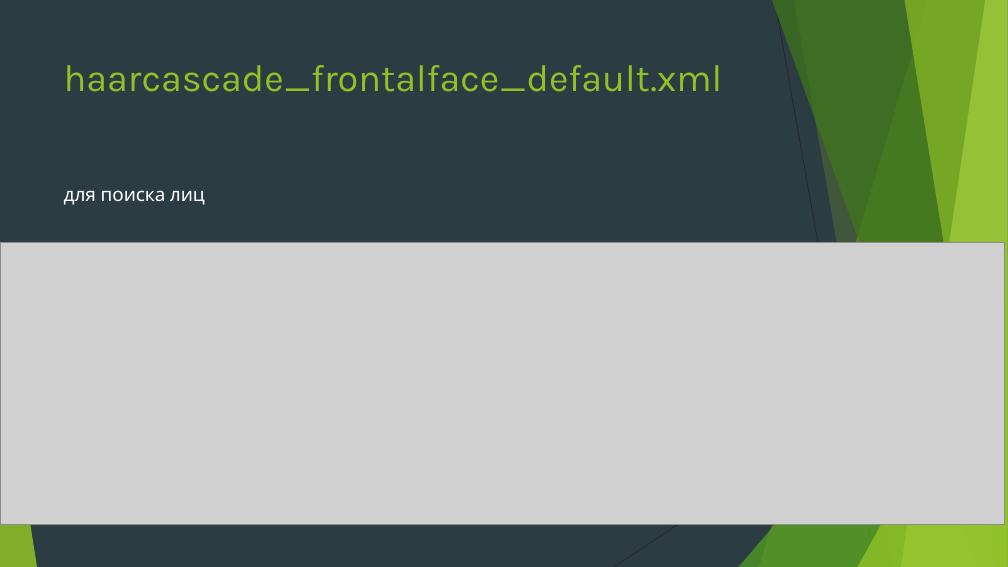
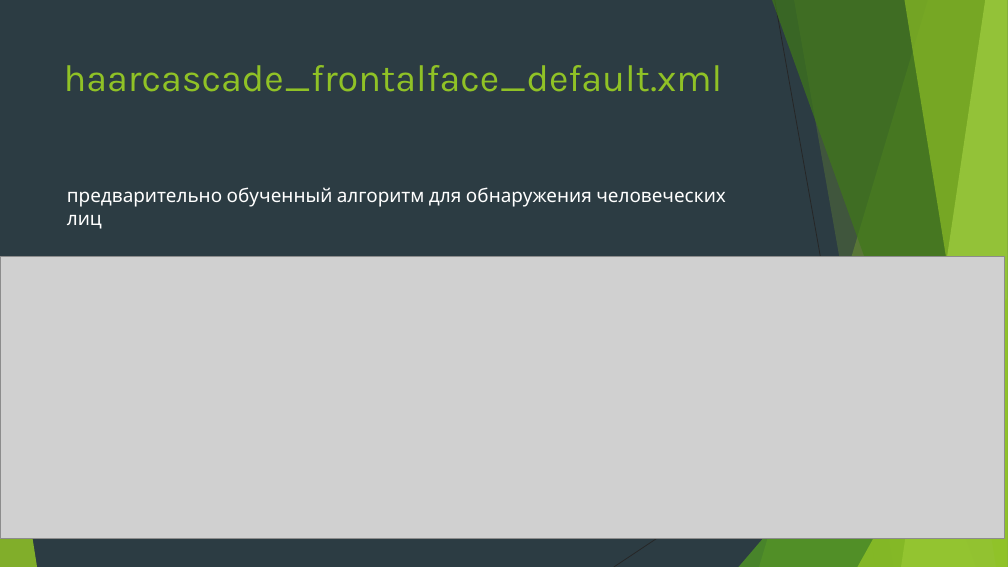
Before and after one commit to mrleoleclerc/project_emotion_detector, a slide deck: slide 5 of emotion detector.pptx (slide 3 before the commit). Drawn at 1008x567 pixels with LibreOffice and Linux fonts; fonts in the diff are those of the drawing; grey boxes stand for pictures. Boxes give left, top, right and bottom in pixels: in the first picture for what was removed or moved away, otherwise in the second. Text is boxed around its words. In the diff, an @@ line names an element or a change of style, - is before the commit and + after.

```diff
--- a/emotion detector.pptx
+++ b/emotion detector.pptx
@@ text at (67,187,726,229): text changed @@
-для поиска лиц
+предварительно обученный алгоритм для обнаружения человеческих лиц
@@ picture: place and size @@
-picture at (0,242,1004,524)
+picture at (0,257,1004,539)
```
Also in this commit, not shown: 2 slides added.
